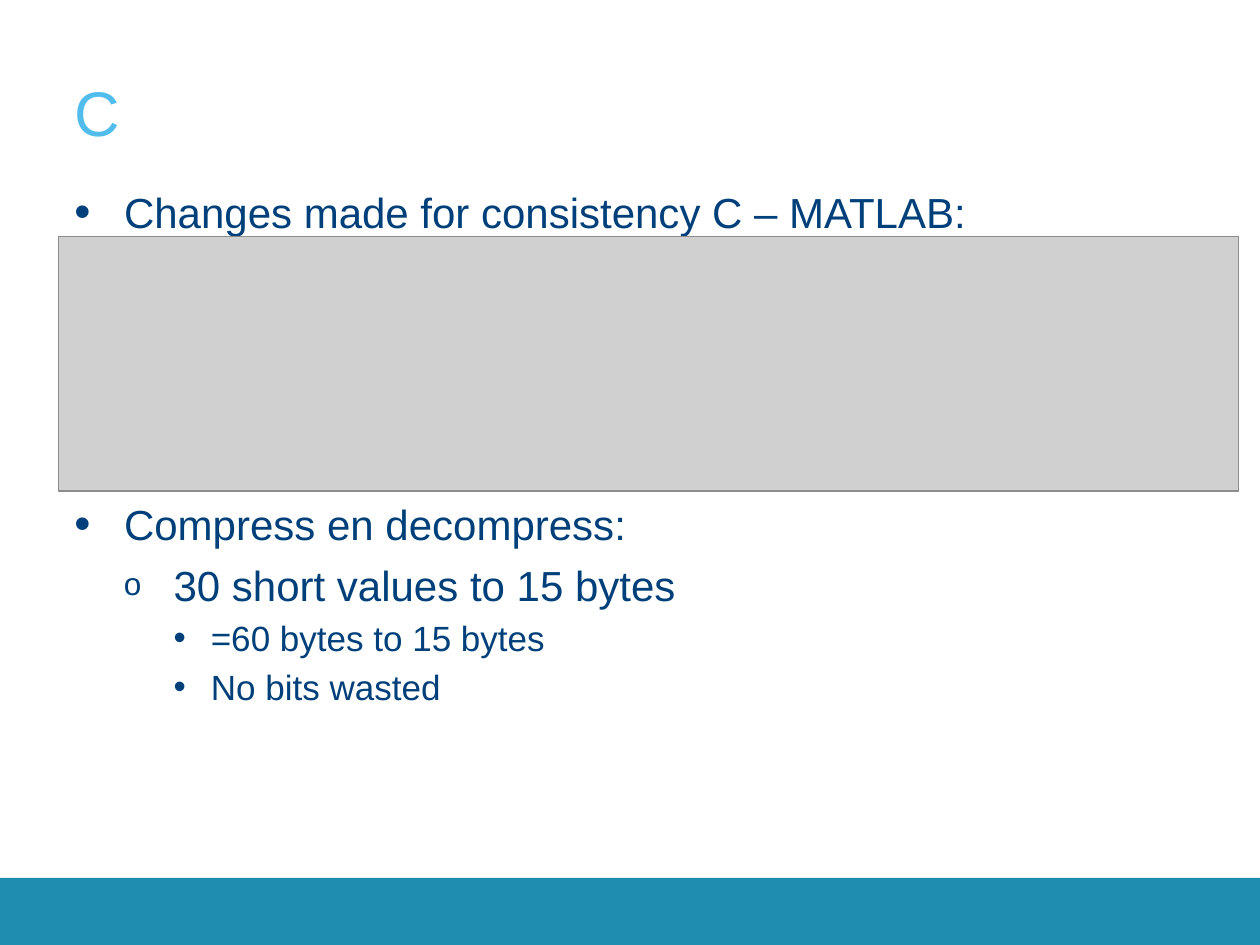
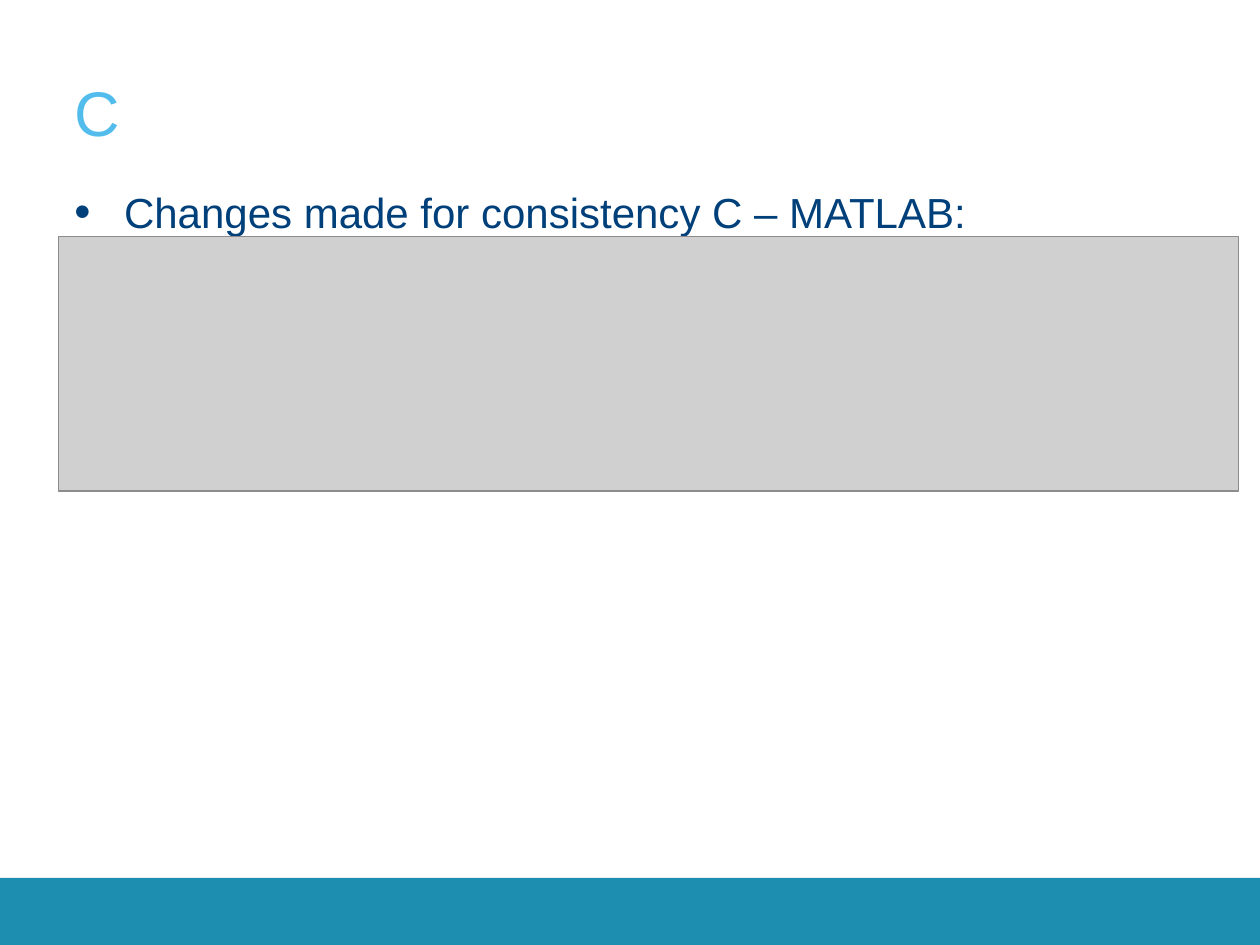
Before and after one commit to SepOwnage/P-O5, a slide deck: slide 8 of Presentatie/Presentation2.pptx. Drawn at 1260x945 pixels with LibreOffice and Linux fonts; fonts in the diff are those of the drawing; grey boxes stand for pictures; background and template pictures are left out. Boxes give left, top, right and bottom in pixels: in the first picture for what was removed or moved away, otherwise in the second. Text is boxed around its words. In the diff, an @@ line names an element or a change of style, - is before the commit and + after.

```diff
--- a/Presentatie/Presentation2.pptx
+++ b/Presentatie/Presentation2.pptx
@@ text at (124, 509, 675, 701): paragraphs removed @@
-• Compress en decompress:
-  o 30 short values to 15 bytes
-    • =60 bytes to 15 bytes
-    • No bits wasted
```
Also in this commit, not shown: 13 other slides changed, 2 slides added, 1 slide removed, 1 other file.
